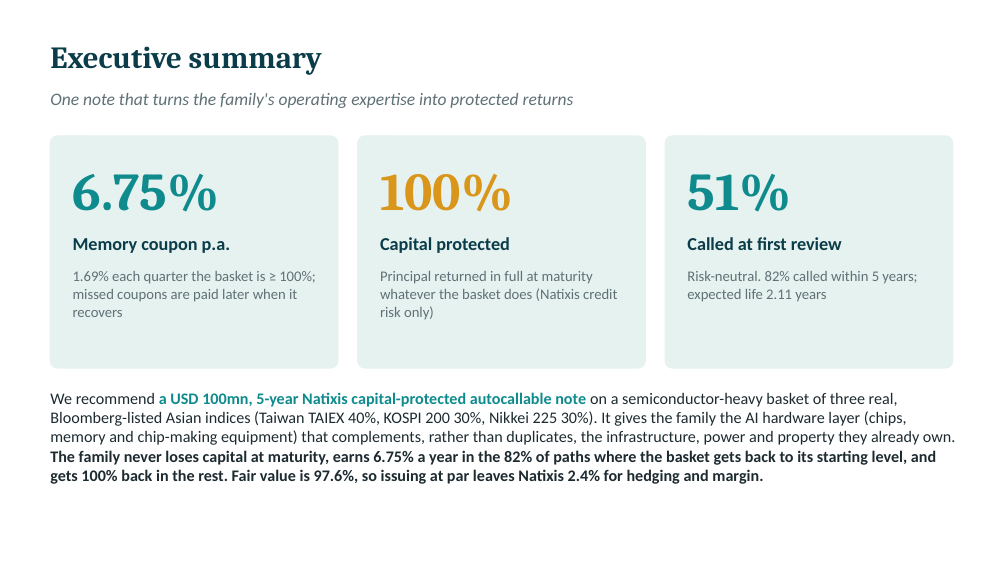
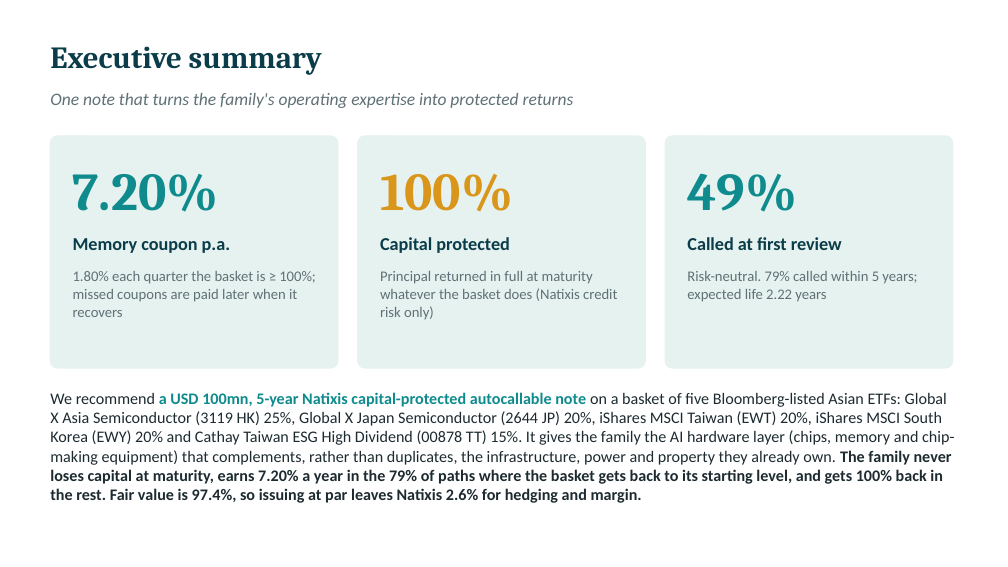
Before and after one commit to benjaminlhl/natixis-case-comp, a slide deck: slide 3 of deck/Asian-Digital-Autocallable-Note.pptx. Drawn at 1008x567 pixels with LibreOffice and Linux fonts; fonts in the diff are those of the drawing. Boxes give left, top, right and bottom in pixels: in the first picture for what was removed or moved away, otherwise in the second. Text is boxed around its words. In the diff, an @@ line names an element or a change of style, - is before the commit and + after.

```diff
--- a/deck/Asian-Digital-Autocallable-Note.pptx
+++ b/deck/Asian-Digital-Autocallable-Note.pptx
@@ text at [73,174,219,212]: text changed @@
-6.75%
+7.20%
@@ text at [687,174,797,212]: text changed @@
-51%
+49%
@@ text at [73,271,316,317]: text changed @@
-1.69% each quarter the basket is ≥ 100%; missed coupons are paid later when it recovers
+1.80% each quarter the basket is ≥ 100%; missed coupons are paid later when it recovers
@@ text at [687,271,917,302]: text changed @@
-Risk-neutral. 82% called within 5 years; expected life 2.11 years
+Risk-neutral. 79% called within 5 years; expected life 2.22 years
@@ text at [50,392,954,503]: text changed @@
-We recommend a USD 100mn, 5-year Natixis capital-protected autocallable note on a semiconductor-heavy basket of three real, Bloomberg-listed Asian indices (Taiwan TAIEX 40%, KOSPI 200 30%, Nikkei 225 30%). It gives the family the AI hardware layer (chips, memory and chip-making equipment) that complements, rather than duplicates, the infrastructure, power and property they already own. The family never loses capital at maturity, earns 6.75% a year in the 82% of paths where the basket gets back to its starting level, and gets 100% back in the rest. Fair value is 97.6%, so issuing at par leaves Natixis 2.4% for hedging and margin.
+We recommend a USD 100mn, 5-year Natixis capital-protected autocallable note on a basket of five Bloomberg-listed Asian ETFs: Global X Asia Semiconductor (3119 HK) 25%, Global X Japan Semiconductor (2644 JP) 20%, iShares MSCI Taiwan (EWT) 20%, iShares MSCI South Korea (EWY) 20% and Cathay Taiwan ESG High Dividend (00878 TT) 15%. It gives the family the AI hardware layer (chips, memory and chip-making equipment) that complements, rather than duplicates, the infrastructure, power and property they already own. The family never loses capital at maturity, earns 7.20% a year in the 79% of paths where the basket gets back to its starting level, and gets 100% back in the rest. Fair value is 97.4%, so issuing at par leaves Natixis 2.6% for hedging and margin.
```
Also in this commit, not shown: 12 other slides changed, 1 slide added, 1 slide removed, 11 other files.
